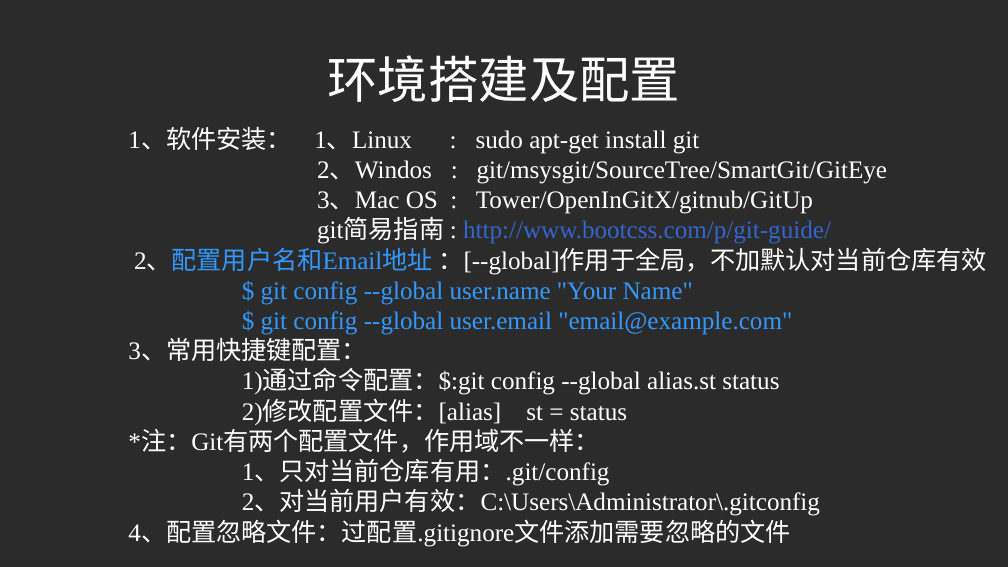
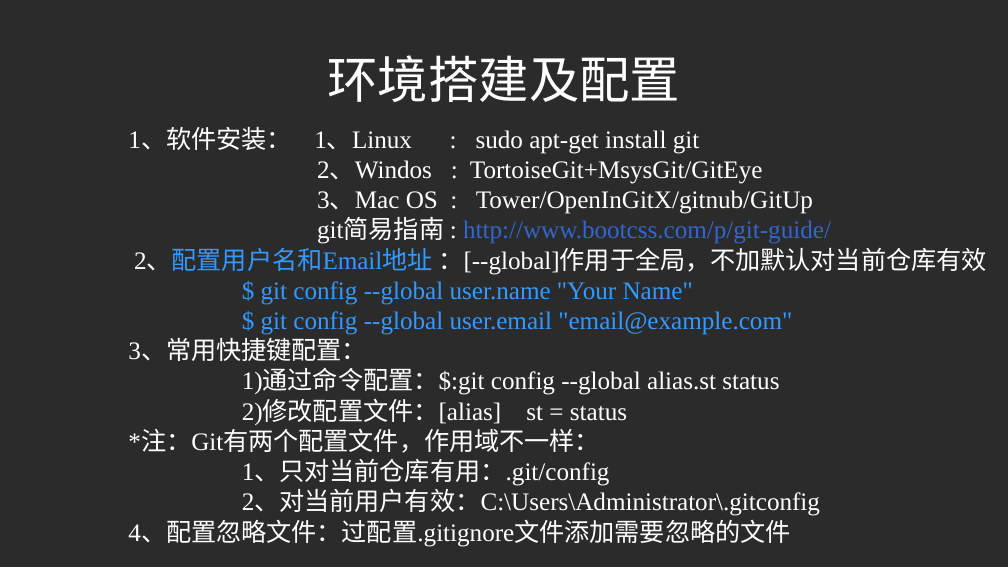
Before and after one commit to liuchangfa/workplace, a slide deck: slide 4 of training/Git/Git.ppt. Drawn at 1008x567 pixels with LibreOffice and Linux fonts; fonts in the diff are those of the drawing; background and template pictures are left out; a plain dark background stands for a picture behind light text. Boxes give left, top, right and bottom in pixels: in the first picture for what was removed or moved away, otherwise in the second. Text is boxed around its words. In the diff, an @@ line names an element or a change of style, - is before the commit and + after.

```diff
--- a/training/Git/Git.ppt
+++ b/training/Git/Git.ppt
@@ text at (317, 160, 763, 184): text changed @@
-2、Windos : git/msysgit/SourceTree/SmartGit/GitEye
+2、Windos : TortoiseGit+MsysGit/GitEye
```
Also in this commit, not shown: 1 slide added, 1 other file.
